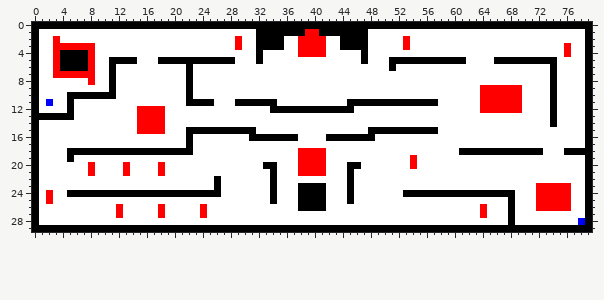
File history of a sprite sheet, level.png. The first picture shows the starting point.
The file is 80x30 pixels.
The result:
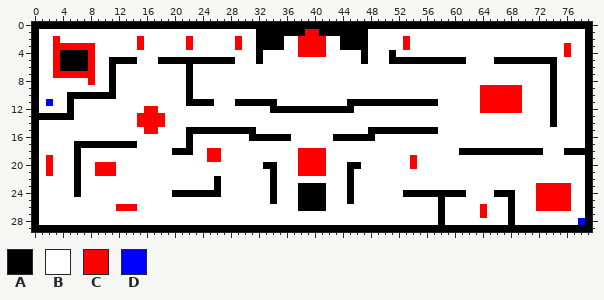
Palette (. is transparent): A #000000  B #ffffff  C #ff0000  D #0000ff
What changed:
y 2..3: x 15 B -> C; x 22 B -> C
y 4: x 51 B -> A
y 6: x 51 A -> B
y 12: x 15 C -> B; x 18 C -> B
y 15: x 15 C -> B; x 18 C -> B
y 16: x 37 A -> B; x 42 A -> B
y 17: x 6..14 BBBBBBBBB -> AAAAAAAAA
y 18: x 5 A -> B; x 7..19 AAAAAAAAAAAAA -> BBBBBBBBBBBBB; x 25..26 BB -> CC
y 19: x 2 B -> C; x 5..6 AB -> BA; x 25..26 BB -> CC
y 20..21: x 2 B -> C; x 6 B -> A; x 8..11 CBBB -> BCCC; x 13 C -> B; x 18 C -> B
y 22..23: x 6 B -> A
y 24: x 2 C -> B; x 5 A -> B; x 7..19 AAAAAAAAAAAAA -> BBBBBBBBBBBBB; x 62..65 AAAA -> BBBB
y 25: x 2 C -> B; x 58 B -> A
y 26: x 13..14 BB -> CC; x 18 C -> B; x 24 C -> B; x 58 B -> A
y 27: x 12 C -> B; x 18 C -> B; x 24 C -> B; x 58 B -> A
y 28: x 58 B -> A
